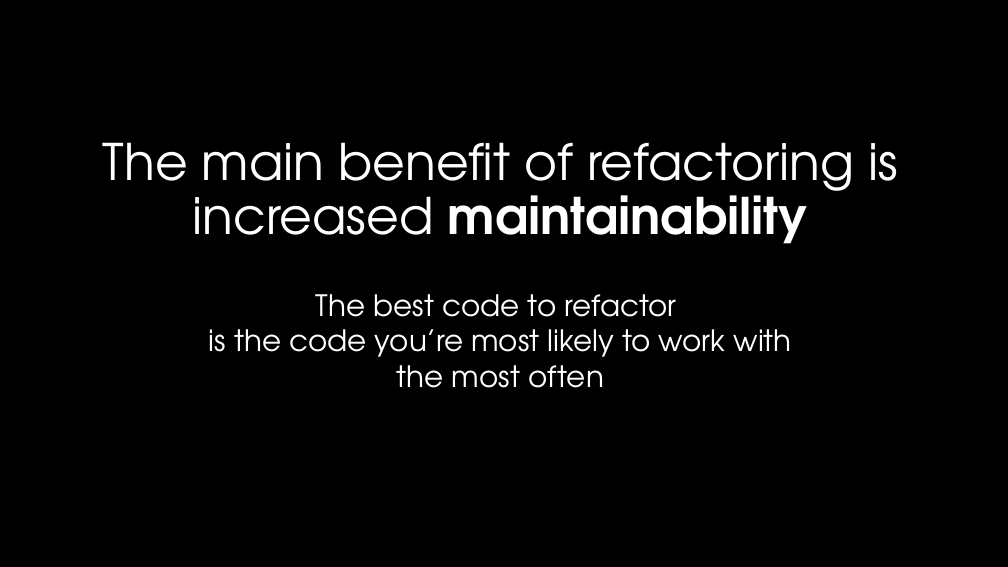
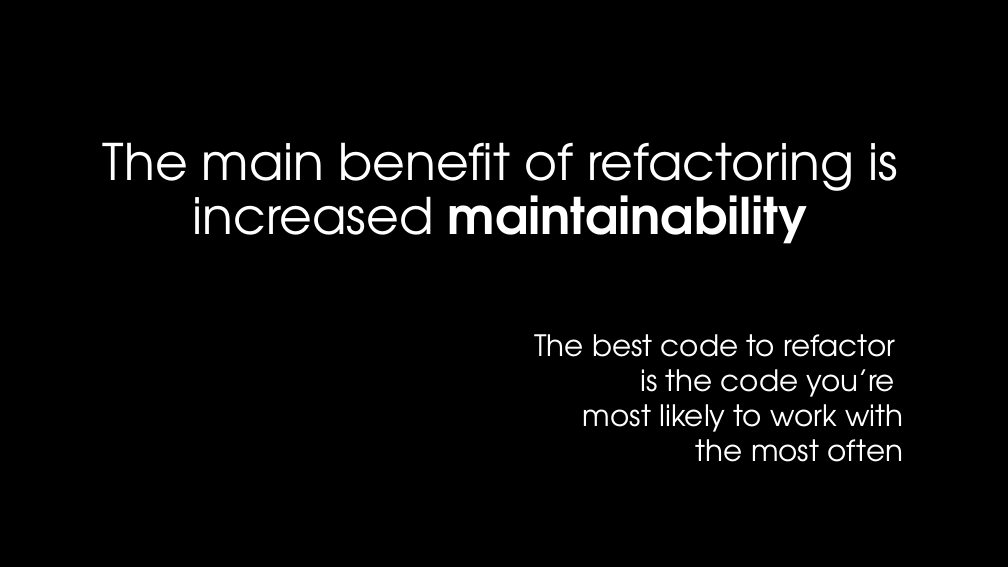
Before and after one commit to szalapski/refactoring, a slide deck: slide 9 of PracticalRefactoring.pptx (slide 3 before the commit). Drawn at 1008x567 pixels with LibreOffice and Linux fonts; fonts in the diff are those of the drawing; background and template pictures are left out. Boxes give left, top, right and bottom in pixels: in the first picture for what was removed or moved away, otherwise in the second. Text is boxed around its words. In the diff, an @@ line names an element or a change of style, - is before the commit and + after.

```diff
--- a/PracticalRefactoring.pptx
+++ b/PracticalRefactoring.pptx
@@ text "The best code to refactor": place and size @@
-text "The best code to refactor" at [209,294,792,388]
+text "The best code to refactor" at [534,334,903,462]
@@ text at [534,334,895,357]: alignment centre to right @@
@@ text at [583,369,903,462]: text changed @@
-is the code you’re most likely to work with
-the most often
+is the code you’re
+most likely to work with
+the most often
```
Also in this commit, not shown: 1 other slide changed, 6 slides added, 2 other files.
